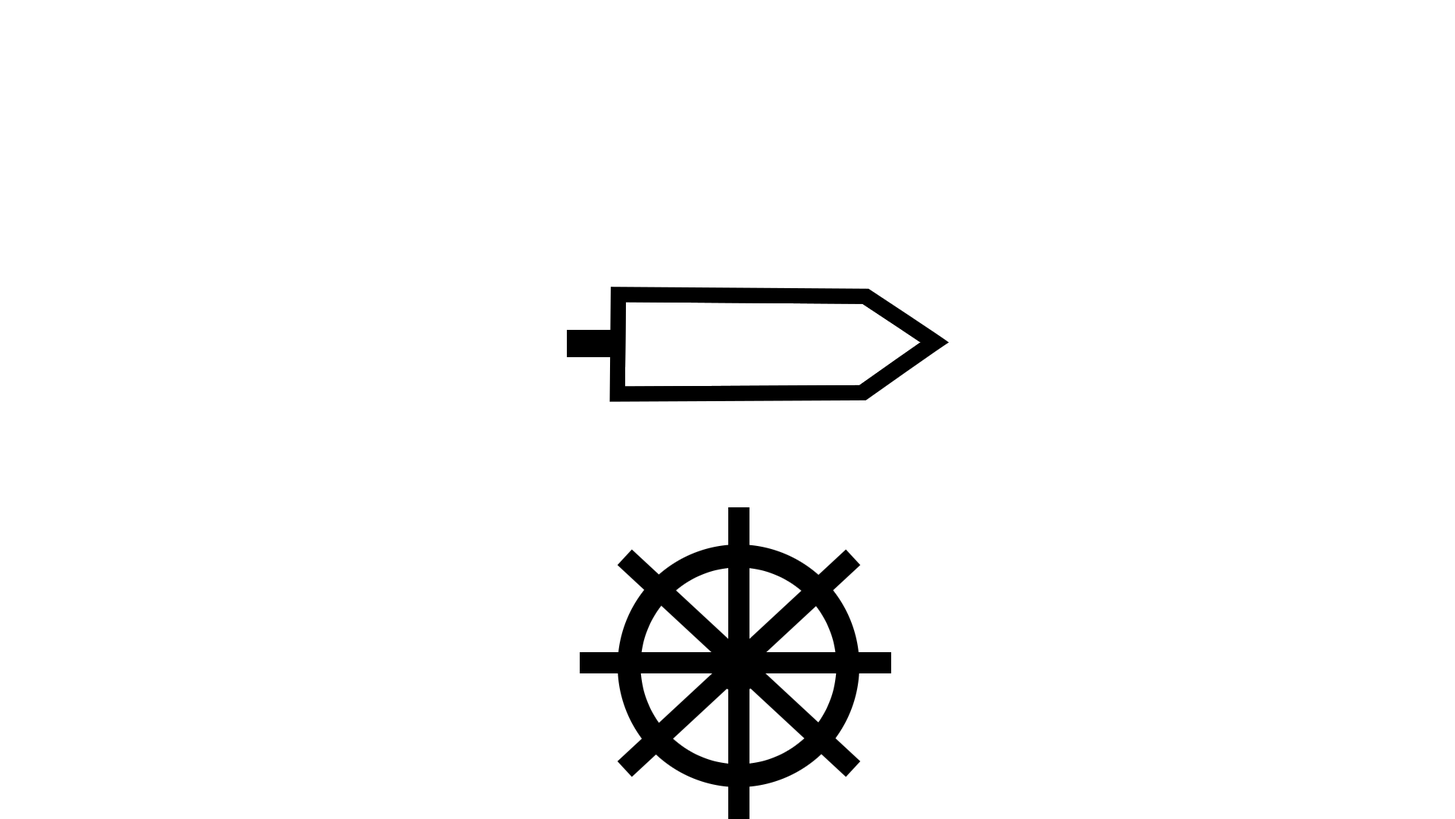
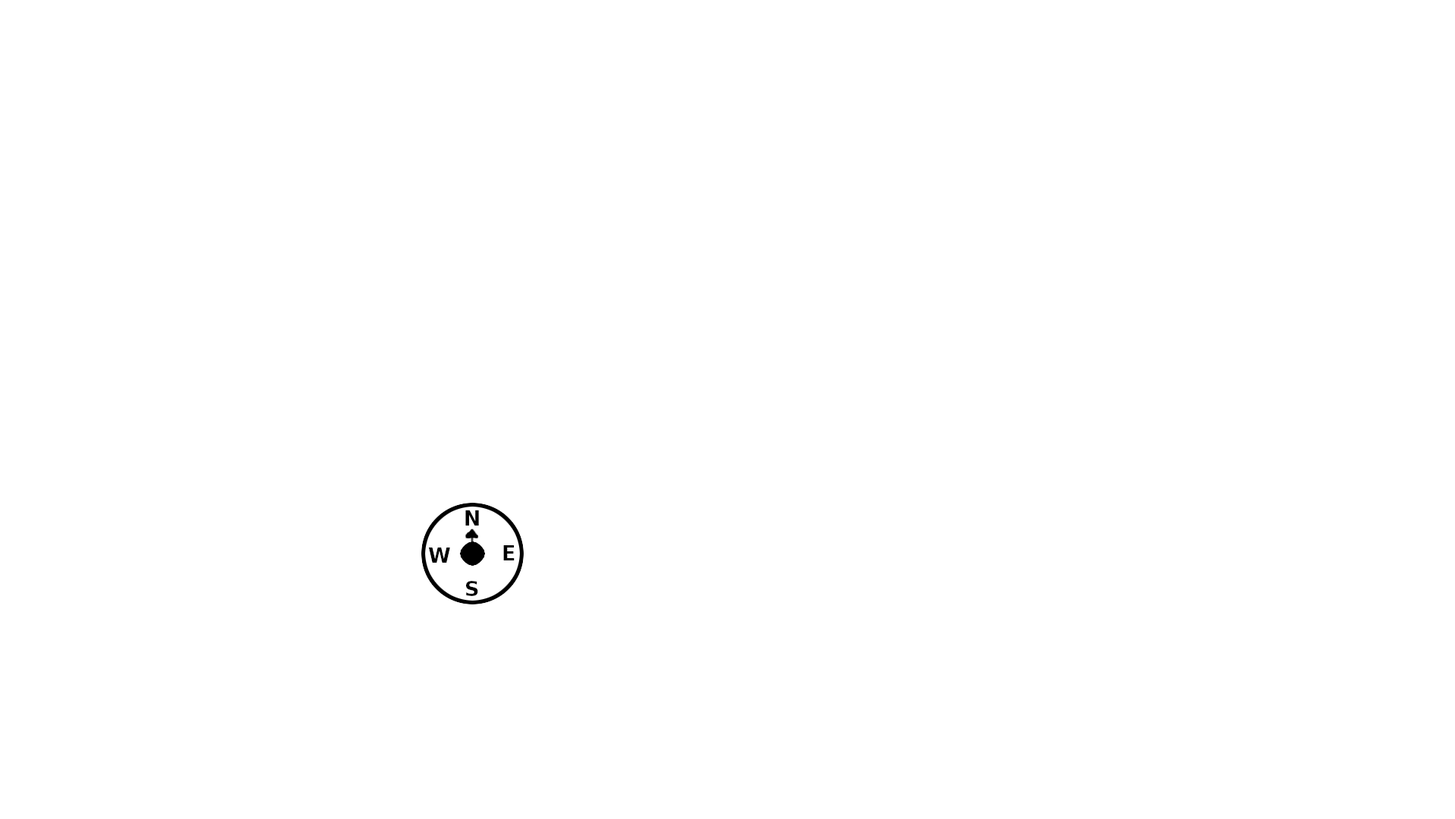
Two versions of the same layered image (1455x819). Layer-by-layer changes:
added layer "Compass" above "Rudder" over (421, 502, 524, 605)
hid "Rudder" over (566, 329, 617, 358)
hid "Ship" over (609, 286, 949, 402)
hid "Steering Wheel" over (579, 507, 892, 819)
hid "Background" over (421, 286, 949, 819)
